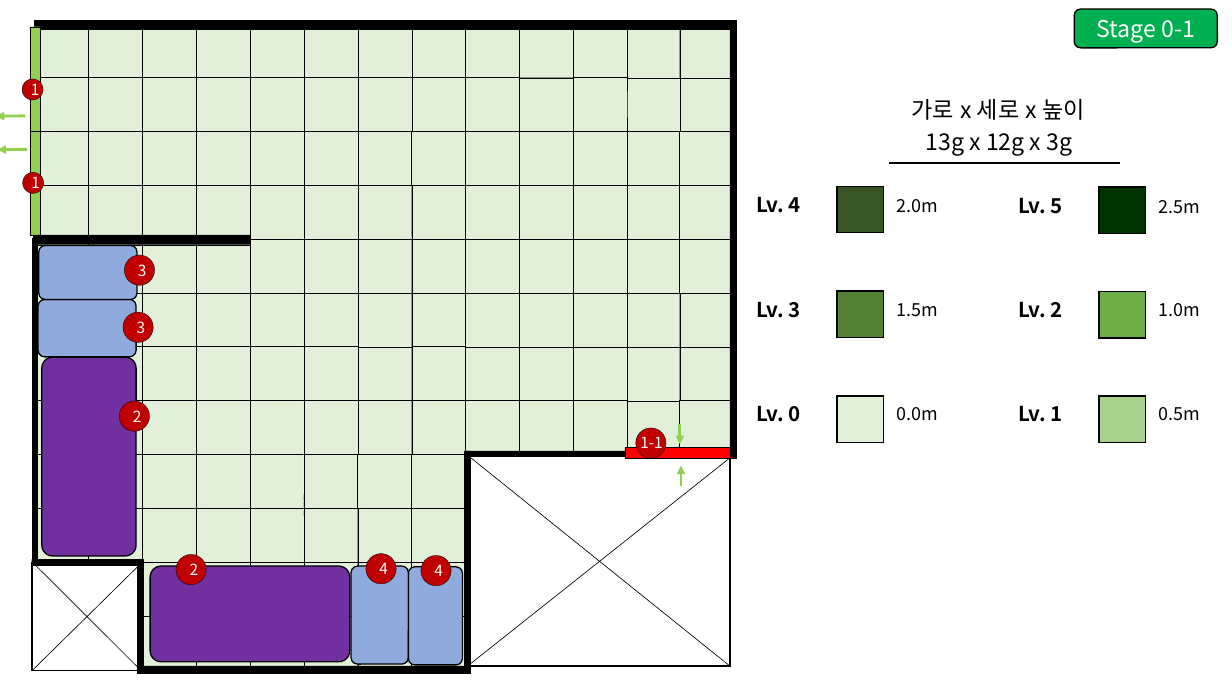
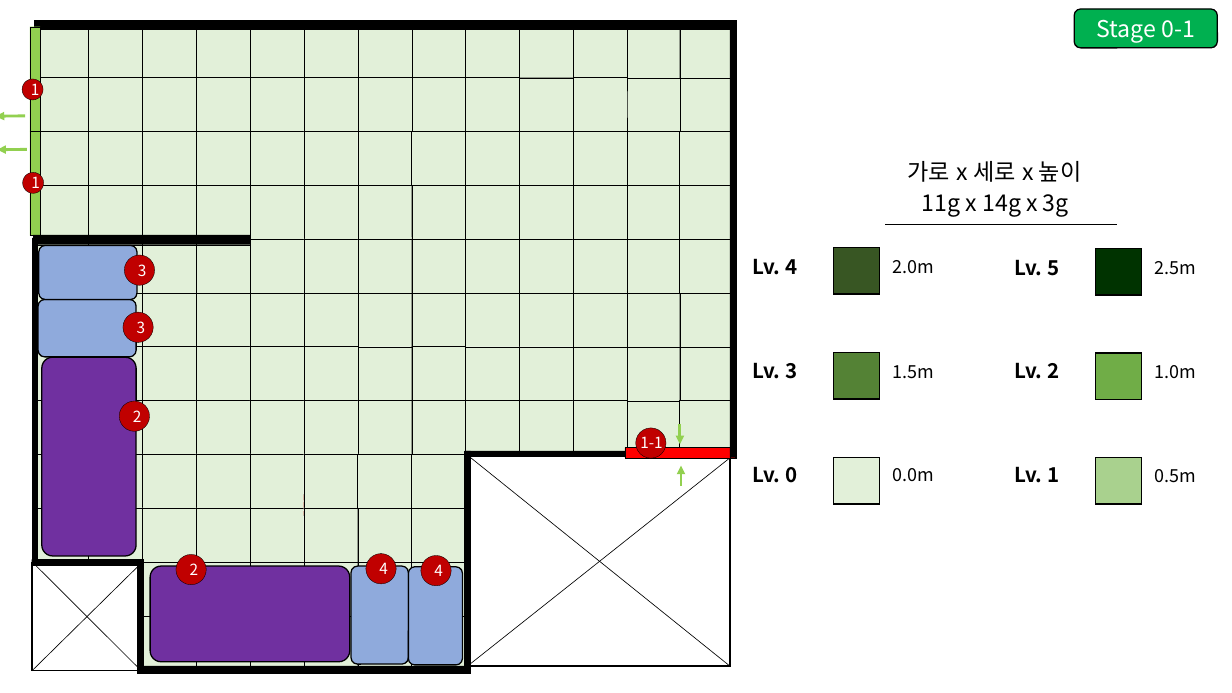
Before and after one commit to GGMGangsterHamster/GangsterHamster, a slide deck: slide 1 of Documents/Aphelios_LevelDesign.pptx. Drawn at 1232x693 pixels with LibreOffice and Linux fonts; fonts in the diff are those of the drawing. Boxes give left, top, right and bottom in pixels: in the first picture for what was removed or moved away, otherwise in the second. Text is boxed around its words. In the diff, an @@ line names an element or a change of style, - is before the commit and + after.

```diff
--- a/Documents/Aphelios_LevelDesign.pptx
+++ b/Documents/Aphelios_LevelDesign.pptx
@@ text at (922,194,1069,217): text changed @@
-13g x 12g x 3g
+11g x 14g x 3g
@@ 13 texts, 6 rectangles, 1 line: place and size @@
-13 texts, 6 rectangles, 1 line at (756,99,1200,443)
+13 texts, 6 rectangles, 1 line at (752,161,1197,504)
```
Also in this commit, not shown: 1 other file.
